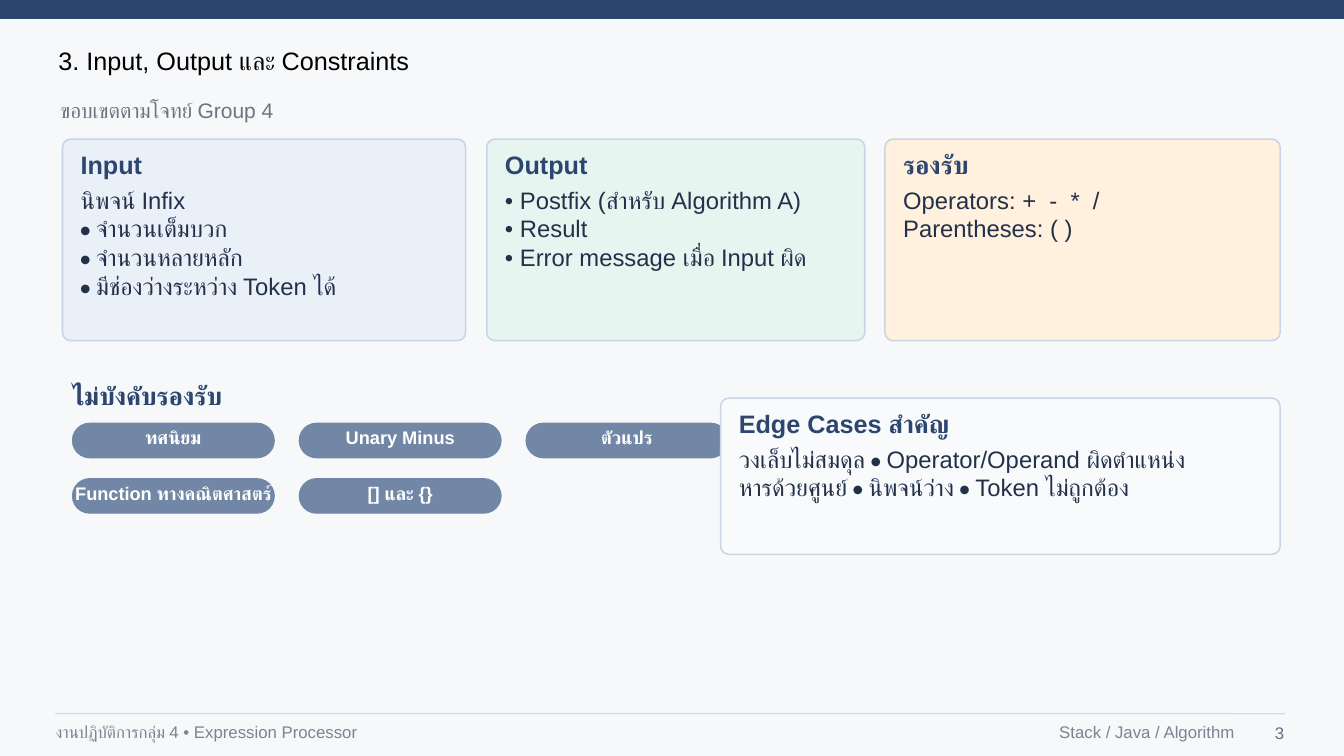
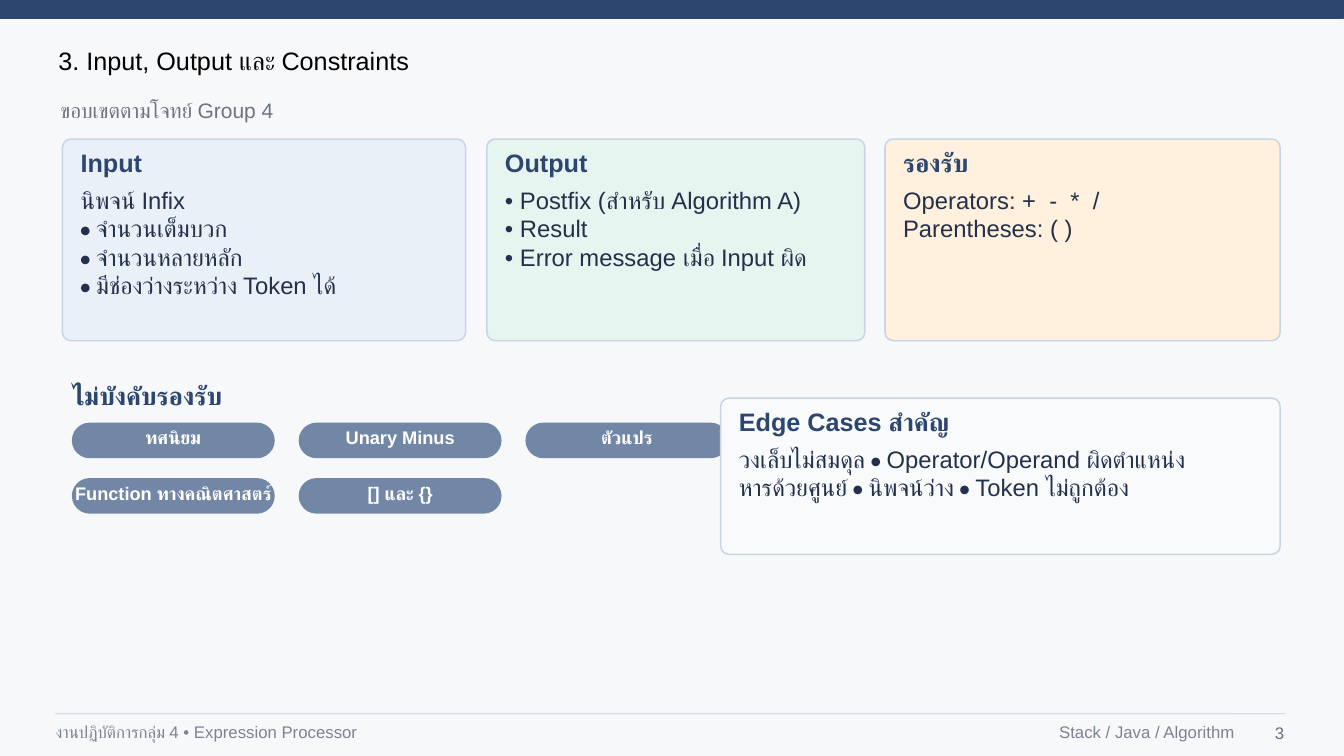
Before and after one commit to s68122250021-svg/stack-algorithm-group04, a slide deck: slide 3 of presentation/Stack_Group04_Presentation.pptx. Drawn at 1344x756 pixels with LibreOffice and Linux fonts; fonts in the diff are those of the drawing. Boxes give left, top, right and bottom in pixels: in the first picture for what was removed or moved away, otherwise in the second. Text is boxed around its words. In the diff, an @@ line names an element or a change of style, - is before the commit and + after.

```diff
--- a/presentation/Stack_Group04_Presentation.pptx
+++ b/presentation/Stack_Group04_Presentation.pptx
@@ line spacing 1 to 0.9 in 4 elements at [81,154,142,178], [505,154,587,178], [903,153,969,173], [739,412,949,438] @@
```
Also in this commit, not shown: 10 other slides changed.
